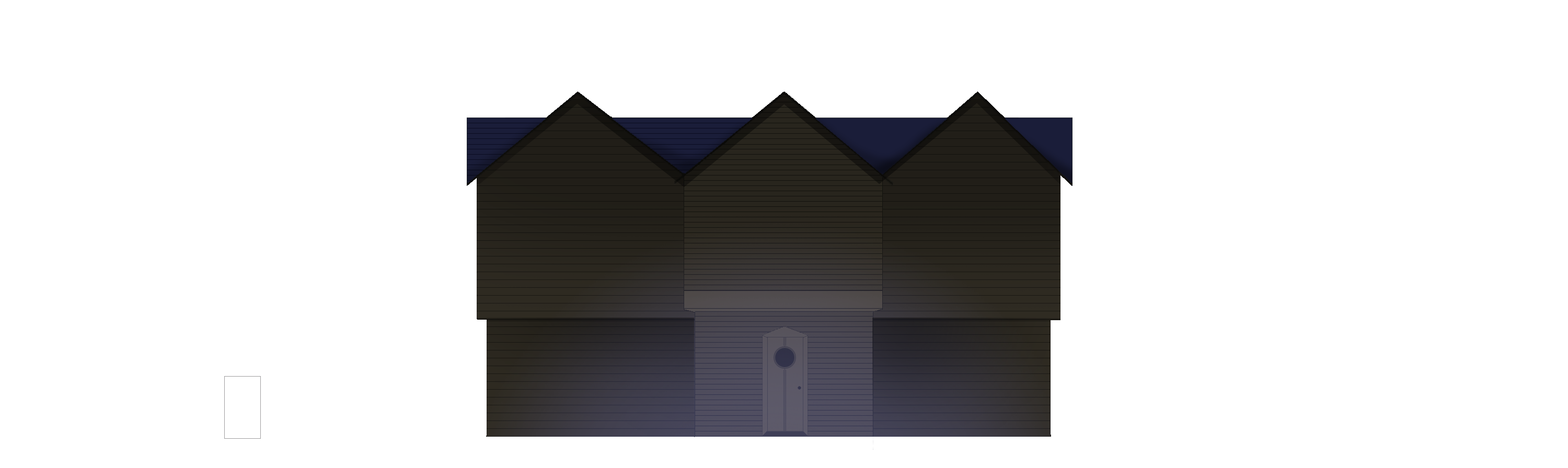
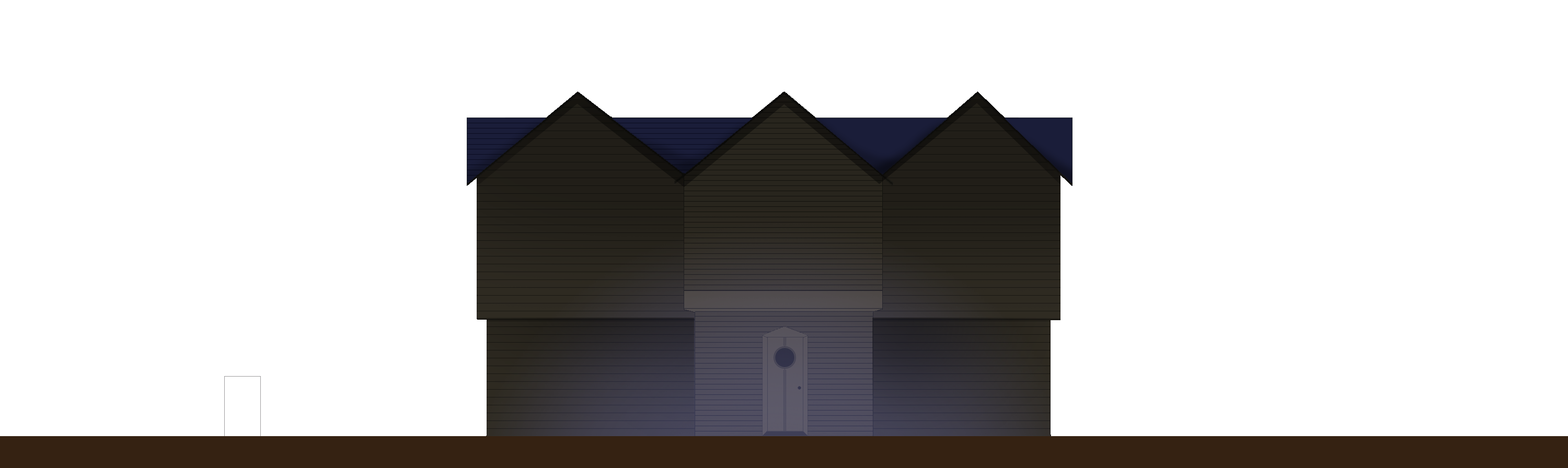
Before/after of a 1568 × 468 layered artwork. What changed in the layer stack:
showed "Sol" over [0, 436, 1568, 468]
